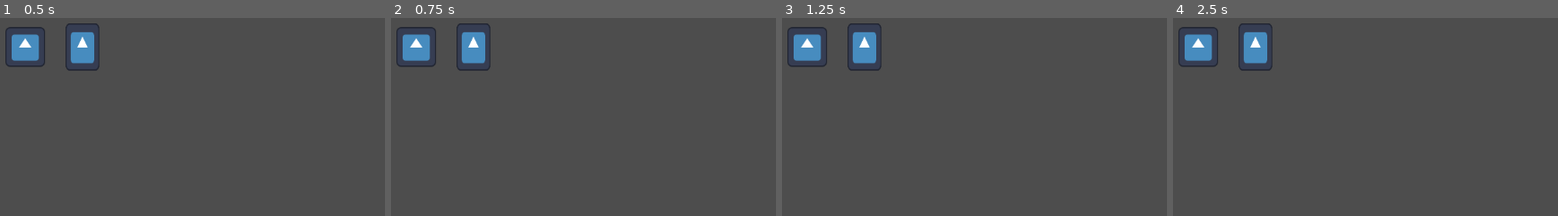
Above: before the commit, frames 1-4 (left to right).
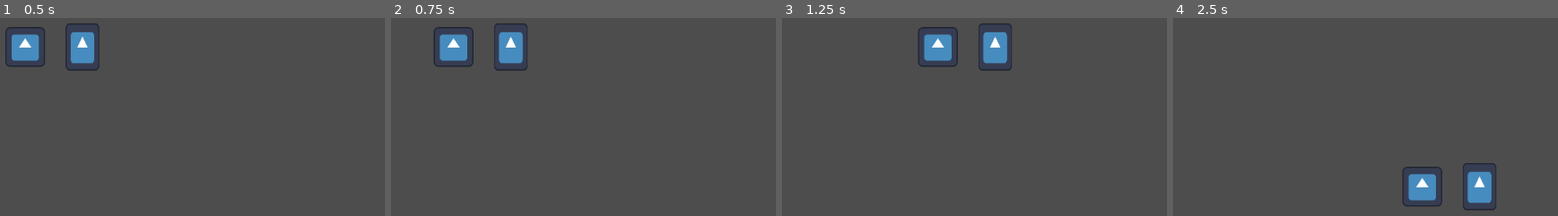
Above: after the commit, the same moments.

Repository: ACristoff/strangecompanion
Game: Godot game, scene res://game/manager.tscn
Two runs of this game, one before a commit and one after it. Both use one fixed random seed, a clock stepped at 60 frames per second and the inputs below. The engine's default icon, where the game draws it, is replaced by a stand-in: a white triangle on a blue panel in a dark square.
Inputs:
- Up to frame 1 (0.5 s): no input
- Up to frame 2 (0.75 s): tap Enter at 0.5 s; hold Right (ui_right) from 0.53 s (still down)
- Up to frame 3 (1.25 s): keep holding Right (ui_right)
- Up to frame 4 (2.5 s): release Right (ui_right) at 1.28 s; hold Down (ui_down) 1.28-2.03 s; hold Right (ui_right) from 2.03 s (still down)

Frame 1 is identical in both runs. In frame 2, 4.4% of the frame differs, in the area x 1-36%, y 2-27%; in frame 3, 5.0%; in frame 4, 5.1%, in the area x 1-84%, y 2-98%.

Commit message:
player movement

Diff:
--- a/game/player/witch.gd
+++ b/game/player/witch.gd
@@ -23,8 +23,8 @@
 
 # Called every frame. 'delta' is the elapsed time since the previous frame.
 func _process(delta):
-	var horizontalDirection = Input.get_axis("move_left", "move_right")
-	var verticalDirection = Input.get_axis("move_up", "move_down")
+	var horizontalDirection = Input.get_axis("ui_left", "ui_right")
+	var verticalDirection = Input.get_axis("ui_up", "ui_down")
 
 	if horizontalDirection:
 		sprite.flip_h = (horizontalDirection == -1)
@@ -34,12 +34,11 @@
 	velocity.x = horizontalDirection * SPEED
 	velocity.y = verticalDirection * SPEED
 
-	velocity = velocity.normalized()
+	#This normalizes velocity when moving diagonally
+	velocity = velocity.normalized() * min(velocity.length(), SPEED)
 	move_and_slide()
 	pass
 
-#Shooting from companion node
+#TODO Shooting from companion node
 
-#Movement
-
-#On Hit
+#TODO On Hit
--- a/project.godot
+++ b/project.godot
@@ -14,3 +14,38 @@
 run/main_scene="res://game/manager.tscn"
 config/features=PackedStringArray("4.3", "Forward Plus")
 config/icon="res://icon.svg"
+
+[input]
+
+ui_left={
+"deadzone": 0.5,
+"events": [Object(InputEventKey,"resource_local_to_scene":false,"resource_name":"","device":0,"window_id":0,"alt_pressed":false,"shift_pressed":false,"ctrl_pressed":false,"meta_pressed":false,"pressed":false,"keycode":4194319,"physical_keycode":0,"key_label":0,"unicode":0,"location":0,"echo":false,"script":null)
+, Object(InputEventJoypadButton,"resource_local_to_scene":false,"resource_name":"","device":0,"button_index":13,"pressure":0.0,"pressed":false,"script":null)
+, Object(InputEventJoypadMotion,"resource_local_to_scene":false,"resource_name":"","device":0,"axis":0,"axis_value":-1.0,"script":null)
+, Object(InputEventKey,"resource_local_to_scene":false,"resource_name":"","device":-1,"window_id":0,"alt_pressed":false,"shift_pressed":false,"ctrl_pressed":false,"meta_pressed":false,"pressed":false,"keycode":0,"physical_keycode":65,"key_label":0,"unicode":97,"location":0,"echo":false,"script":null)
+]
+}
+ui_right={
+"deadzone": 0.5,
+"events": [Object(InputEventKey,"resource_local_to_scene":false,"resource_name":"","device":0,"window_id":0,"alt_pressed":false,"shift_pressed":false,"ctrl_pressed":false,"meta_pressed":false,"pressed":false,"keycode":4194321,"physical_keycode":0,"key_label":0,"unicode":0,"location":0,"echo":false,"script":null)
+, Object(InputEventJoypadButton,"resource_local_to_scene":false,"resource_name":"","device":0,"button_index":14,"pressure":0.0,"pressed":false,"script":null)
+, Object(InputEventJoypadMotion,"resource_local_to_scene":false,"resource_name":"","device":0,"axis":0,"axis_value":1.0,"script":null)
+, Object(InputEventKey,"resource_local_to_scene":false,"resource_name":"","device":-1,"window_id":0,"alt_pressed":false,"shift_pressed":false,"ctrl_pressed":false,"meta_pressed":false,"pressed":false,"keycode":0,"physical_keycode":68,"key_label":0,"unicode":100,"location":0,"echo":false,"script":null)
+]
+}
+ui_up={
+"deadzone": 0.5,
+"events": [Object(InputEventKey,"resource_local_to_scene":false,"resource_name":"","device":0,"window_id":0,"alt_pressed":false,"shift_pressed":false,"ctrl_pressed":false,"meta_pressed":false,"pressed":false,"keycode":4194320,"physical_keycode":0,"key_label":0,"unicode":0,"location":0,"echo":false,"script":null)
+, Object(InputEventJoypadButton,"resource_local_to_scene":false,"resource_name":"","device":0,"button_index":11,"pressure":0.0,"pressed":false,"script":null)
+, Object(InputEventJoypadMotion,"resource_local_to_scene":false,"resource_name":"","device":0,"axis":1,"axis_value":-1.0,"script":null)
+, Object(InputEventKey,"resource_local_to_scene":false,"resource_name":"","device":-1,"window_id":0,"alt_pressed":false,"shift_pressed":false,"ctrl_pressed":false,"meta_pressed":false,"pressed":false,"keycode":0,"physical_keycode":87,"key_label":0,"unicode":119,"location":0,"echo":false,"script":null)
+]
+}
+ui_down={
+"deadzone": 0.5,
+"events": [Object(InputEventKey,"resource_local_to_scene":false,"resource_name":"","device":0,"window_id":0,"alt_pressed":false,"shift_pressed":false,"ctrl_pressed":false,"meta_pressed":false,"pressed":false,"keycode":4194322,"physical_keycode":0,"key_label":0,"unicode":0,"location":0,"echo":false,"script":null)
+, Object(InputEventJoypadButton,"resource_local_to_scene":false,"resource_name":"","device":0,"button_index":12,"pressure":0.0,"pressed":false,"script":null)
+, Object(InputEventJoypadMotion,"resource_local_to_scene":false,"resource_name":"","device":0,"axis":1,"axis_value":1.0,"script":null)
+, Object(InputEventKey,"resource_local_to_scene":false,"resource_name":"","device":-1,"window_id":0,"alt_pressed":false,"shift_pressed":false,"ctrl_pressed":false,"meta_pressed":false,"pressed":false,"keycode":0,"physical_keycode":83,"key_label":0,"unicode":115,"location":0,"echo":false,"script":null)
+]
+}
